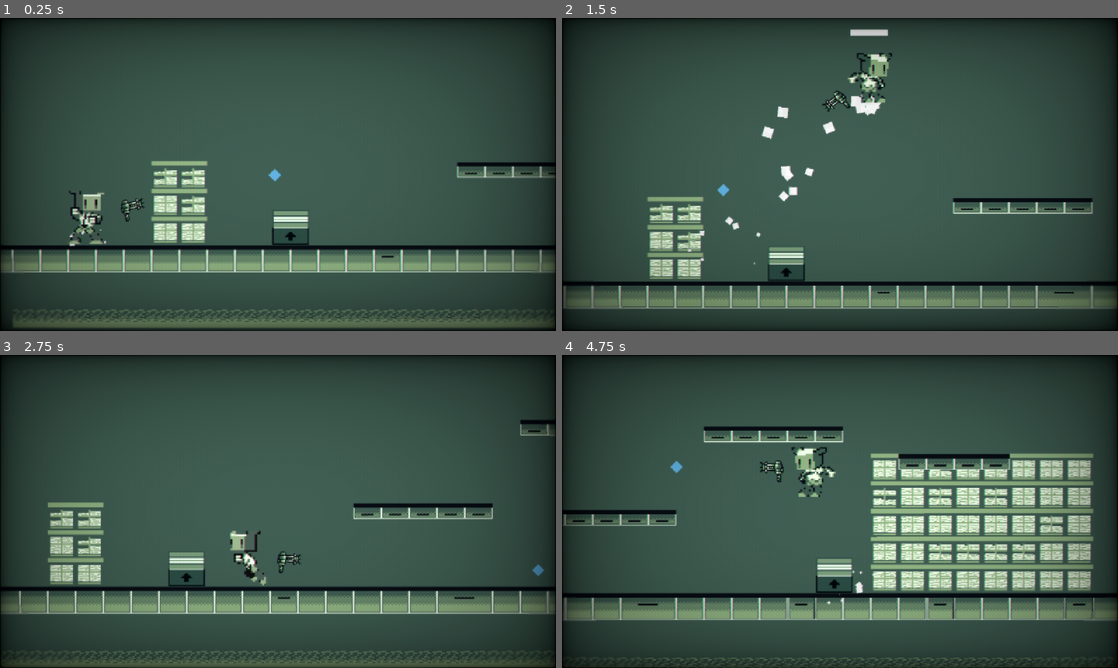
Above: before the commit, frames 1-4 (two rows, left to right).
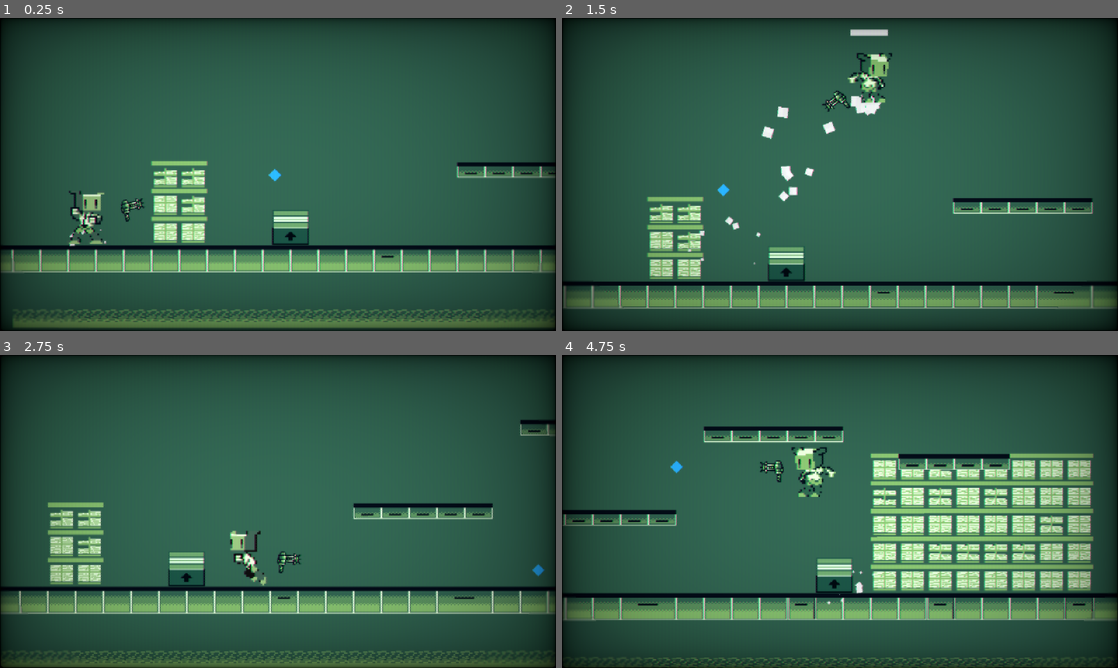
Above: after the commit, the same moments.

Repository: Joey451-OG/GMTK-24
Game: Godot game, scene res://levels/level0.tscn
Two runs of this game, one before a commit and one after it. Both use one fixed random seed, a clock stepped at 60 frames per second and the inputs below.
Inputs (mouse positions are in pixels of both pictures, inside the frame that each line leads up to):
- Up to frame 1 (0.25 s): no input
- Up to frame 2 (1.5 s): move the mouse to (840, 230) at 0.52 s; hold Shift (Sprint) 0.53-1.28 s; hold D (Right) from 0.53 s (still down); tap Space (Jump) at 0.77 s; move the mouse to (728, 190) at 1.27 s; click (728, 190) at 1.35 s
- Up to frame 3 (2.75 s): tap Space (Jump) at 1.52 s; move the mouse to (533, 570) at 2.02 s; release D (Right) at 2.03 s; hold A (Left) from 2.03 s (still down); hold Right mouse button (rightClick) from 2.03 s (still down)
- Up to frame 4 (4.75 s): move the mouse to (812, 574) at 2.77 s; release A (Left) at 2.78 s; release Right mouse button (rightClick) at 2.78 s; hold D (Right) 2.78-4.28 s; tap Mouse wheel down (scrollDown) at 2.85 s; tap Space (Jump) at 3.02, 3.77, 4.52 s; move the mouse to (1006, 558) at 3.52 s; tap Mouse wheel up (scrollUp) at 3.6 s; move the mouse to (673, 464) at 4.27 s; hold A (Left) from 4.28 s (still down); tap Shift (Sprint) at 4.35 s

The runs differ from the first frame. In frame 1, 0.3% of the frame differs, in the area x 7-98%, y 45-81%; in frame 2, 0.4%; in frame 3, less than 0.1%; in frame 4, 0.9%, in the area x 4-96%, y 24-85%.

Commit message:
imports
dsaffds

Diff:
--- /dev/null
+++ b/default_bus_layout.tres
@@ -0,0 +1,9 @@
+[gd_resource type="AudioBusLayout" format=3 uid="uid://btiaap6a5vyv0"]
+
+[resource]
+bus/1/name = &"UI_SFX"
+bus/1/solo = false
+bus/1/mute = false
+bus/1/bypass_fx = false
+bus/1/volume_db = 0.0
+bus/1/send = &"Master"
--- a/scenes/UI.tscn
+++ b/scenes/UI.tscn
@@ -1,6 +1,7 @@
-[gd_scene load_steps=3 format=3 uid="uid://br17xhjkbqcui"]
+[gd_scene load_steps=4 format=3 uid="uid://br17xhjkbqcui"]
 
 [ext_resource type="Script" path="res://scripts/gdscript/ui.gd" id="1_ok621"]
+[ext_resource type="Texture2D" uid="uid://dhnyrysqpyo5j" path="res://assets/LUST.png" id="2_r2j4s"]
 
 [sub_resource type="Texture2DRD" id="Texture2DRD_e72oy"]
 
@@ -12,14 +13,10 @@
 
 [node name="main_ui" type="CanvasGroup" parent="."]
 
-[node name="bakaground" type="ColorRect" parent="main_ui"]
-custom_minimum_size = Vector2(27.58, 0)
-offset_left = -109.0
-offset_top = -86.0
-offset_right = 1412.0
-offset_bottom = 842.0
-scale = Vector2(2.04, 2.24)
-color = Color(0.389287, 0.389287, 0.389287, 1)
+[node name="Lust" type="Sprite2D" parent="main_ui"]
+texture_filter = 1
+texture_repeat = 2
+texture = ExtResource("2_r2j4s")
 
 [node name="PLAY" type="Button" parent="main_ui"]
 custom_minimum_size = Vector2(390, 80)
@@ -153,7 +150,7 @@
 "
 icon = SubResource("Texture2DRD_e72oy")
 
-[node name="AudioStreamPlayer" type="AudioStreamPlayer" parent="."]
+[node name="AudioStreamPlayer2D" type="AudioStreamPlayer2D" parent="."]
 
 [connection signal="button_down" from="main_ui/PLAY" to="." method="_play"]
 [connection signal="button_up" from="main_ui/SETTINGS" to="." method="_settings"]
--- a/scripts/glsl/post_shaders.gdshader
+++ b/scripts/glsl/post_shaders.gdshader
@@ -134,8 +134,6 @@
 
 	uv = warp(UV);
 
-	// CRT monitors don't have pixels but groups of red, green and blue dots or lines, called grille. We isolate the texture's color channels
-	// and divide it up in 3 offsetted lines to show the red, green and blue colors next to each other, with a small black gap between.
 	if (grille_opacity > 0.0){
 
 		float g_r = smoothstep(0.85, 0.95, abs(sin(uv.x * (resolution.x * 3.14159265))));
@@ -149,57 +147,41 @@
 
 	}
 
-	// Apply the grille to the texture's color channels and apply Brightness. Since the grille and the scanlines (below) make the image very dark you
-	// can compensate by increasing the brightness.
 	text.r = clamp(r * brightness, 0.0, 1.0);
 	text.g = clamp(g * brightness, 0.0, 1.0);
 	text.b = clamp(b * brightness, 0.0, 1.0);
 
-	// Scanlines are the horizontal lines that make up the image on a CRT monitor.
-	// Here we are actual setting the black gap between each line, which I guess is not the right definition of the word, but you get the idea
 	float scanlines = 0.5;
 	if (scanlines_opacity > 0.0)
 	{
-		// Same technique as above, create lines with sine and applying it to the texture. Smoothstep to allow setting the line size.
 		scanlines = smoothstep(scanlines_width, scanlines_width + 0.5, abs(sin(uv.y * (resolution.y * 3.14159265))));
 		text.rgb = mix(text.rgb, text.rgb * vec3(scanlines), scanlines_opacity);
 	}
 
-	// Apply the banded noise.
 	if (noise_opacity > 0.0)
 	{
-		// Generate a noise pattern that is very stretched horizontally, and animate it with noise_speed
 		float noise = smoothstep(0.4, 0.5, noise(uv * vec2(2.0, 200.0) + vec2(10.0, (TIME * (noise_speed))) ) );
 
-		// We use roll_line (set above) to define how big the noise should be vertically (multiplying cuts off all black parts).
-		// We also add in some basic noise with random() to break up the noise pattern above. The noise is sized according to
-		// the resolution value set in the inspector. If you don't like this look you can
-		// change "ceil(uv * resolution) / resolution" to only "uv" to make it less pixelated. Or multiply resolution with som value
-		// greater than 1.0 to make them smaller.
 		roll_line *= noise * scanlines * clamp(random((ceil(uv * resolution) / resolution) + vec2(TIME * 0.8, 0.0)).x + 0.8, 0.0, 1.0);
 		// Add it to the texture based on noise_opacity
 		text.rgb = clamp(mix(text.rgb, text.rgb + roll_line, noise_opacity), vec3(0.0), vec3(1.0));
 	}
 
-	// Apply static noise by generating it over the whole screen in the same way as above
 	if (static_noise_intensity > 0.0)
 	{
 		text.rgb += clamp(random((ceil(uv * resolution) / resolution) + fract(TIME)).x, 0.0, 1.0) * static_noise_intensity;
 	}
 
-	// Apply a black border to hide imperfections caused by the warping.
-	// Also apply the vignette
 	text.rgb *= border(uv);
 	text.rgb *= vignette(uv);
-	// Hides the black border and make that area transparent. Good if you want to add the the texture on top an image of a TV or monitor.
+
 	if (clip_warp)
 	{
 		text.a = border(uv);
 	}
 
-	// Apply discoloration to get a VHS look (lower saturation and higher contrast)
-	// You can play with the values below or expose them in the Inspector.
-	float saturation = 0.5;
+
+	float saturation = 0.12;
 	float contrast = 1.2;
 	if (discolor)
 	{
Not shown, added: assets/LUST.png.import
Not shown, added: assets/LUST.png
